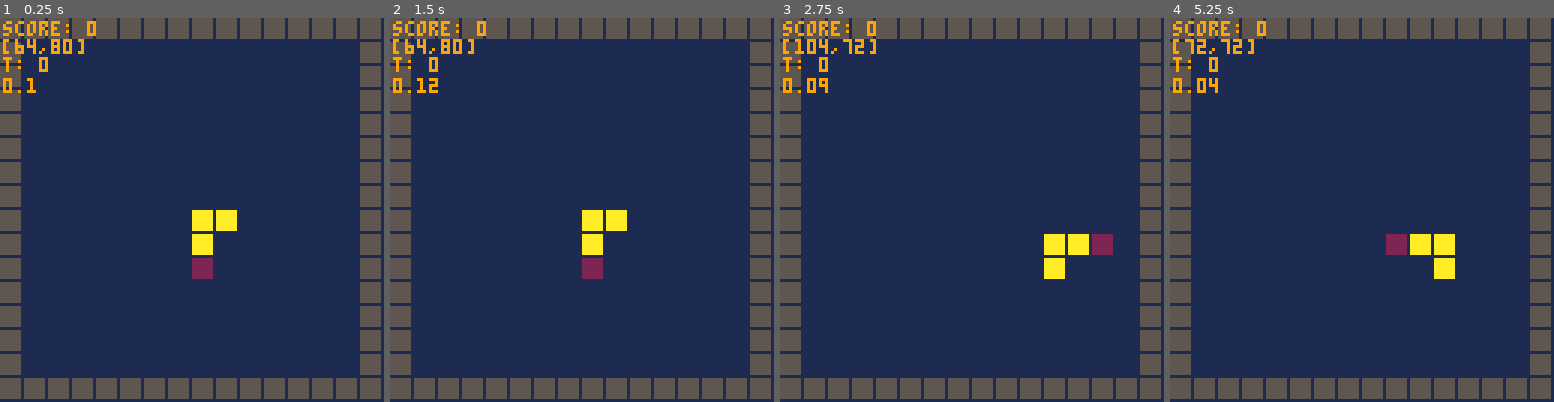
Above: before the commit, frames 1-4 (left to right).
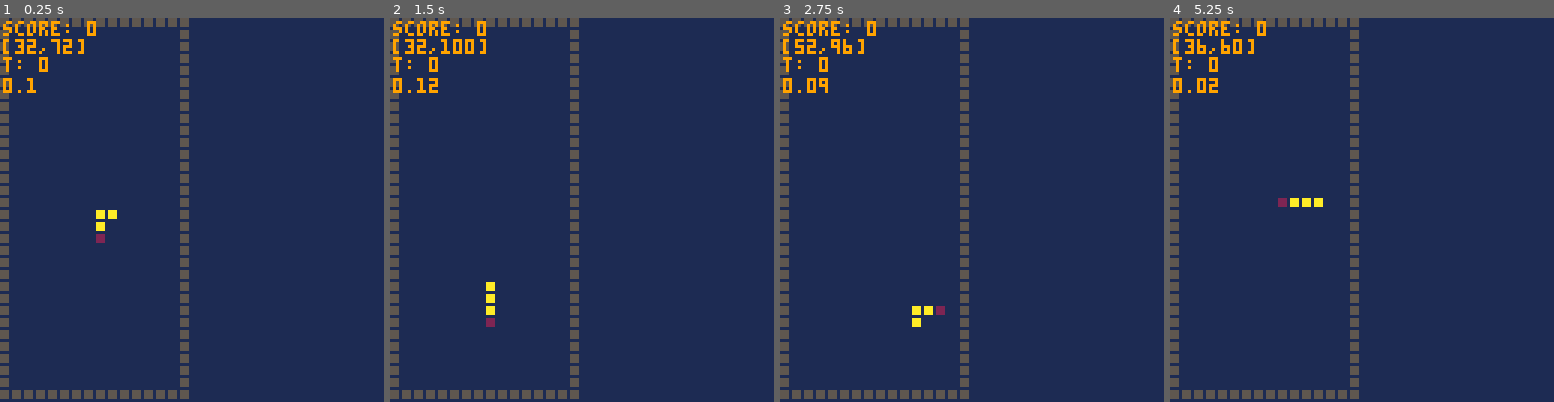
Above: after the commit, the same moments.

Repository: AriJalk/pico8-learning-snake
Game: PICO-8 cartridge snake.p8
Two runs of this game, one before a commit and one after it. Both use one fixed random seed, a clock stepped at 60 frames per second and the inputs below.
Inputs:
- Up to frame 1 (0.25 s): no input
- Up to frame 2 (1.5 s): tap X (X key) at 0.33, 1.07 s; tap O (Z key) at 0.7 s
- Up to frame 3 (2.75 s): hold Right 1.6-2.1 s; tap O (Z key) at 1.7, 2.1, 2.5 s; tap X (X key) at 1.85 s; hold Up 2.15-2.42 s; hold Right from 2.47 s (still down)
- Up to frame 4 (5.25 s): tap O (Z key) every 0.4 s from 2.9 to 4.9 s; tap X (X key) at 2.97, 4.08, 5.2 s; release Right at 3.03 s; hold Left 3.08-3.58 s; hold Down 3.63-3.97 s; hold Right 4.02-4.68 s; hold Up 4.73-5.03 s; hold Left from 5.08 s (still down)

The runs differ from the first frame. In frame 1, 17% of the frame differs, in the area x 0-100%, y 0-100%; in frame 2, 17%; in frame 3, 17%; in frame 4, 17%.

Commit message:
Snake game allows custom grid size

Diff:
--- a/snake.p8
+++ b/snake.p8
@@ -10,8 +10,8 @@
 margin=0.1
 
 --logic variables
-tile_num=16
-tile_size=128/tile_num
+tile_num={x=16,y=32}
+tile_size={x=64/tile_num.x,y=128/tile_num.y}
 
 --loop variables
 update_speed = 0.1
@@ -48,6 +48,7 @@
 	end
 end
 
+--todo: draw only changes
 function draw()
 	cls(1)
  draw_wall()
@@ -59,7 +60,7 @@
 -- draw functions
 function draw_tile(x,y,col)
 	rectfill(x+margin,y+margin,
-		x+tile_size-1-margin,y+tile_size-1-margin,col)
+		x+tile_size.x-1-margin,y+tile_size.y-1-margin,col)
 end
 
 function draw_snake()
@@ -127,8 +128,8 @@
 -->8
 -- utilities
 function grid_game_position(coordinates)
-	local x = tile_size*coordinates.x
-	local y = tile_size*coordinates.y
+	local x = tile_size.x*coordinates.x
+	local y = tile_size.y*coordinates.y
 	return {x=x,y=y}
 end
 
@@ -142,7 +143,7 @@
 -->8
 --building functions
 function build_snake()
-	snake_position[1] = grid_game_position({x=tile_num/2,y=tile_num/2})
+	snake_position[1] = grid_game_position({x=tile_num.x/2,y=tile_num.y/2})
 	for cell=2,snake_size do
 		local pos=copy_position(snake_position[cell-1])
 		local diff=grid_game_position({x=direction.x,y=direction.y})
@@ -155,15 +156,15 @@
 function build_wall()
 	slot=1
 	--horizontal
-	for i=0,tile_num-1 do
+	for i=0,tile_num.x-1 do
 		wall_pos[slot]=grid_game_position({x=i,y=0})
-		wall_pos[slot+1]=grid_game_position({x=i,y=tile_num-1})
+		wall_pos[slot+1]=grid_game_position({x=i,y=tile_num.y-1})
 		slot+=2
 	end
 	--vertical
-	for i=0,tile_num-2 do
+	for i=0,tile_num.y-2 do
 		wall_pos[slot]=grid_game_position({x=0,y=i})
-		wall_pos[slot+1]=grid_game_position({x=tile_num-1,y=i})
+		wall_pos[slot+1]=grid_game_position({x=tile_num.x-1,y=i})
 		slot+=2
 	end
 end
